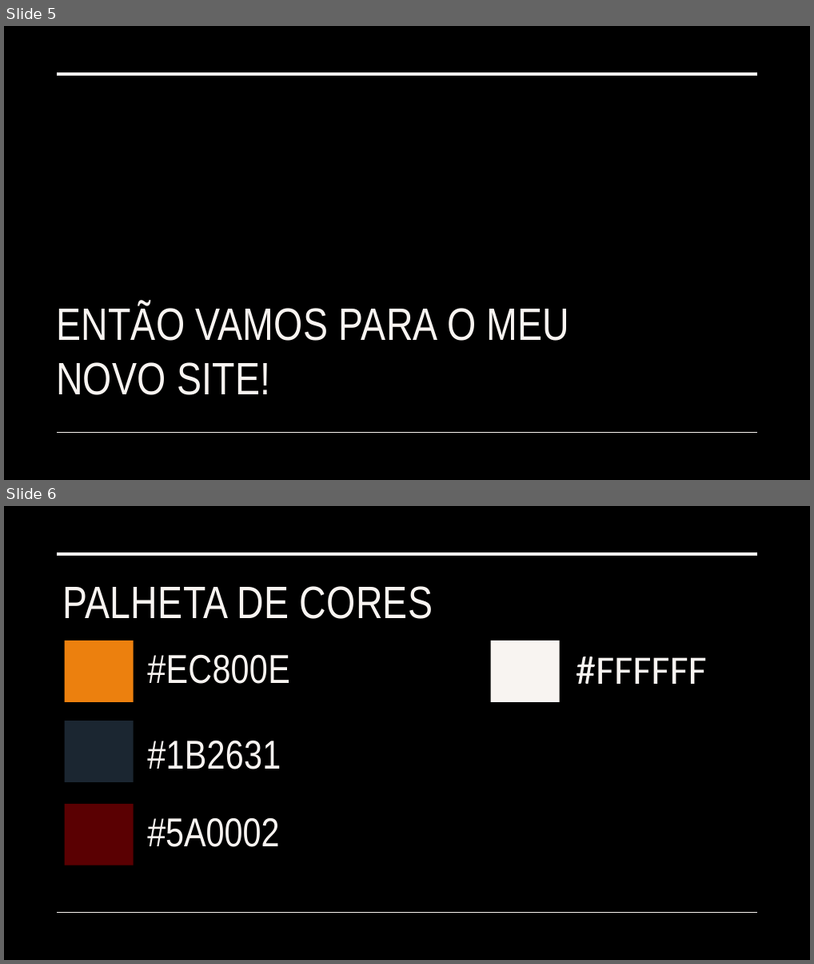
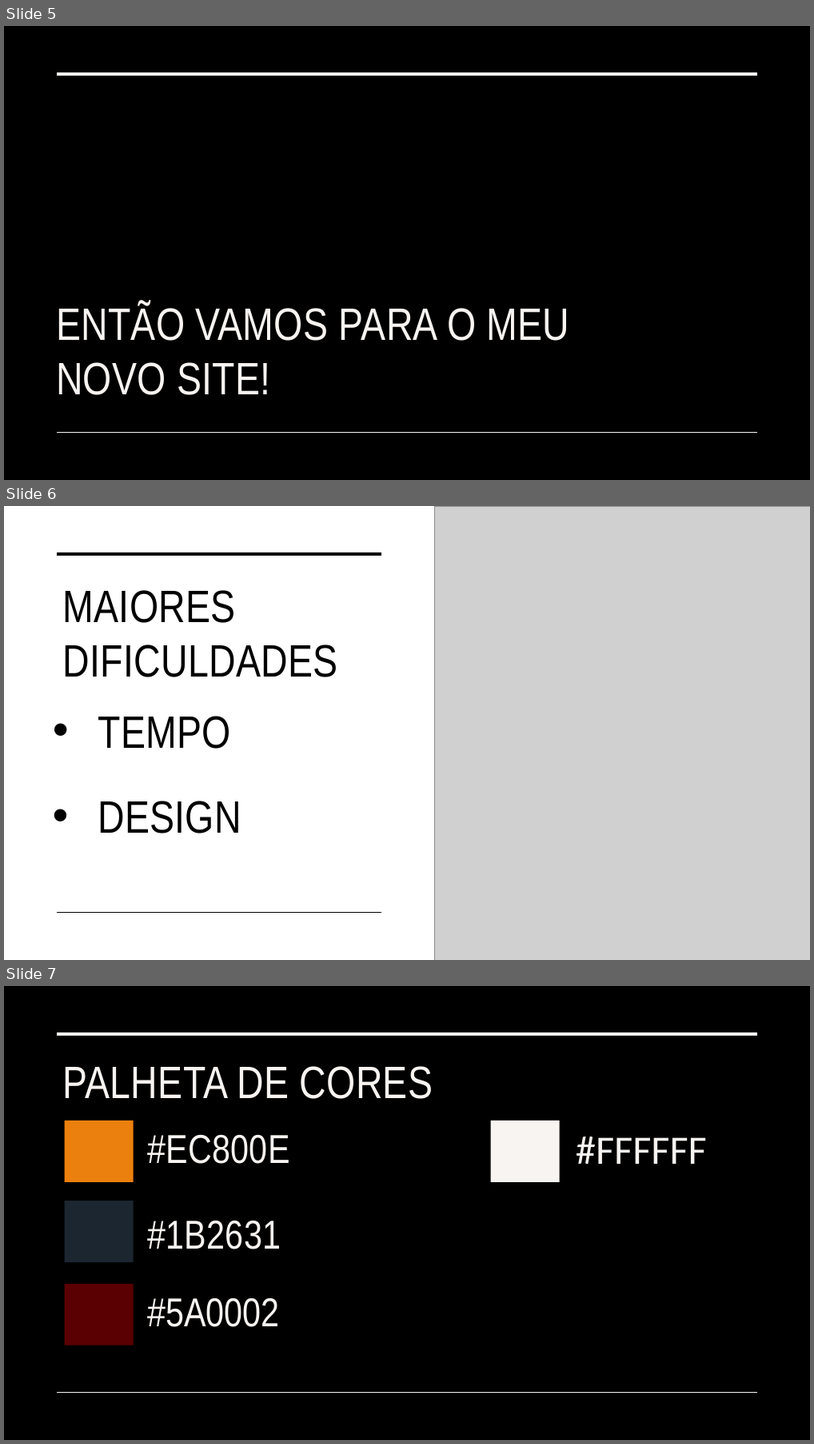
Before and after one commit to GuilhermeFGoncalves/Projeto-individual, a slide deck: T.I/Lost Music.pptx. Shown one above the other, each under a label of ours: slides 5 and 6 before the commit, slides 5, 6 and 7 after it. The pictures are 814x964 and 814x1444 pixels, drawn with LibreOffice and Linux fonts; fonts in the diff are those of the drawing; grey boxes stand for pictures. Boxes give left, top, right and bottom in pixels: in the first picture for what was removed or moved away, otherwise in the second. Text is boxed around its words. In the diff, an @@ line names an element or a change of style, - is before the commit and + after.

```diff
--- a/T.I/Lost Music.pptx
+++ b/T.I/Lost Music.pptx
@@ slide 6 added at bbox=[4, 506, 810, 960], background #FFFFFF @@
@@ picture added at bbox=[434, 506, 810, 960] @@
@@ line added from (58, 554) to (382, 554), #000000 3.5 pt @@
@@ text added at bbox=[63, 590, 338, 677], 54 pt, text #000000 @@
+MAIORES DIFICULDADES
@@ title added at bbox=[98, 716, 231, 748], 54 pt, text #000000 @@
+• TEMPO
@@ text added at bbox=[98, 800, 242, 833], 54 pt, text #000000 @@
+• DESIGN
@@ line added from (58, 912) to (382, 912), #000000 1 pt @@
@@ what was slide 6 is now slide 7 @@
```
Also in this commit, not shown: 2 other files.
